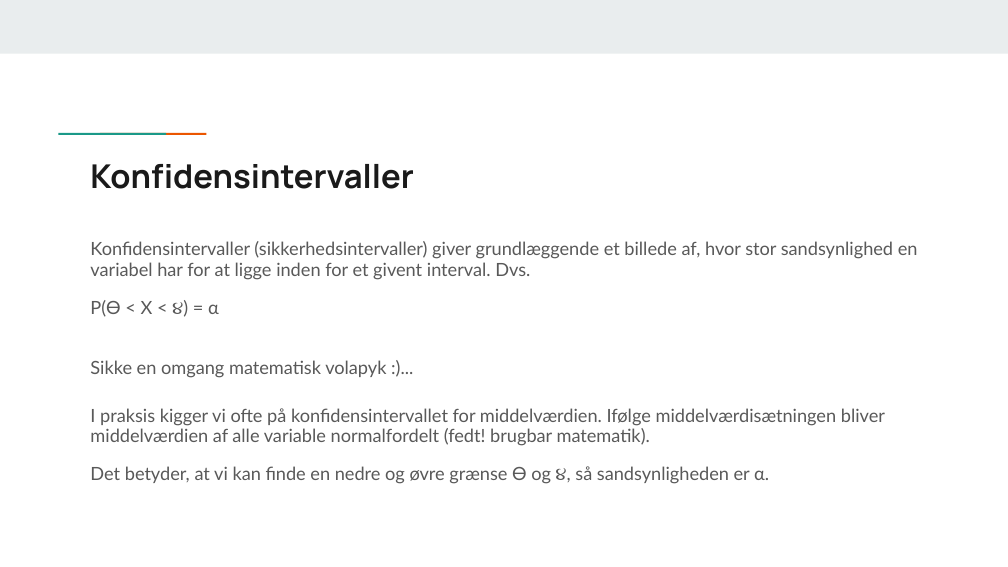
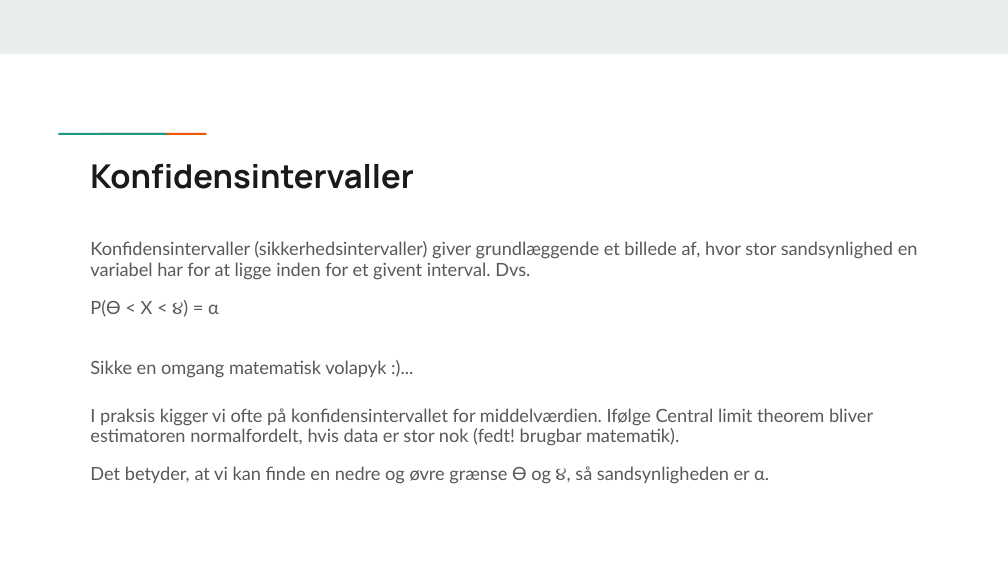
Before and after one commit to KUBDatalab/R-PUFF-1-deskriptiv, a slide deck: slide 5 of files/Modul_2_Lineære_modeller.pptx. Drawn at 1008x567 pixels with LibreOffice and Linux fonts; fonts in the diff are those of the drawing. Boxes give left, top, right and bottom in pixels: in the first picture for what was removed or moved away, otherwise in the second. Text is boxed around its words. In the diff, an @@ line names an element or a change of style, - is before the commit and + after.

Commit message:
Øvelser til multipel. Nye slides.

```diff
--- a/files/Modul_2_Lineære_modeller.pptx
+++ b/files/Modul_2_Lineære_modeller.pptx
@@ text at bbox=[90, 408, 873, 446]: text changed @@
-I praksis kigger vi ofte på konfidensintervallet for middelværdien. Ifølge middelværdisætningen bliver middelværdien af alle variable normalfordelt (fedt! brugbar matematik).
+I praksis kigger vi ofte på konfidensintervallet for middelværdien. Ifølge Central limit theorem bliver estimatoren normalfordelt, hvis data er stor nok (fedt! brugbar matematik).
```
Also in this commit, not shown: 3 other files.
